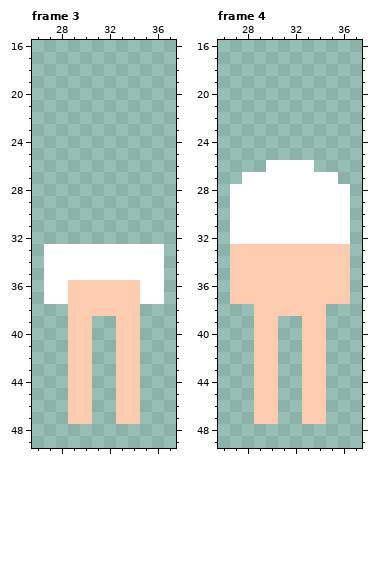
Pixel-art file: The Fallen Guardian/Assets/Art/Characters/Player/Spawn/Player_Spawn.aseprite. Above, as it was before the edit.
64x64 pixels, 6 frames. Shown: frame 3: x 26..37, y 16..49; frame 4: x 26..37, y 16..49. The commit also changed other frames, which this record leaves out.
Now the later version:
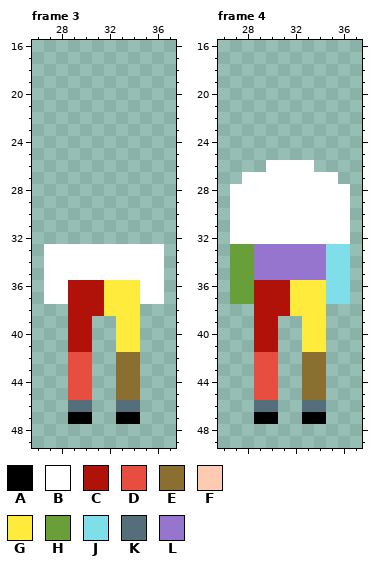
Palette (. is transparent): A #000000  B #ffffff  C #b0120a  D #e84e40  E #8a6f30  F #fdcbb0  G #ffeb3b  H #689f38  J #80deea  K #546e7a  L #9575cd
What changed:
layer "Parts/Right Leg" now shown
layer "Parts/Left Leg" now shown
layer "Parts/Right Arm" now shown
layer "Parts/Left Arm" now shown
layer "Parts/Chest" now shown
layer "Body/White Body, Pick Color in Engine" now hidden
Changed rows in their new state; - is an unchanged pixel.
Frame 3:
first column x 29:
36 CCCGGG
37 CCCGGG
38 CCCGGG
39 CC--GG
40 CC--GG
41 CC--GG
42 DD--EE
43 DD--EE
44 DD--EE
45 DD--EE
46 KK--KK
47 AA--AA
Frame 4:
first column x 27:
33 HHLLLLLLJJ
34 HHLLLLLLJJ
35 HHLLLLLLJJ
36 HHCCCGGGJJ
37 HHCCCGGGJJ
38 --CCCGGG--
39 --CC--GG--
40 --CC--GG--
41 --CC--GG--
42 --DD--EE--
43 --DD--EE--
44 --DD--EE--
45 --DD--EE--
46 --KK--KK--
47 --AA--AA--
Where, in picture pixels (left, top, right, bottom), the same in both pictures:
changed: (68, 280, 140, 424)
changed: (230, 244, 350, 424)
